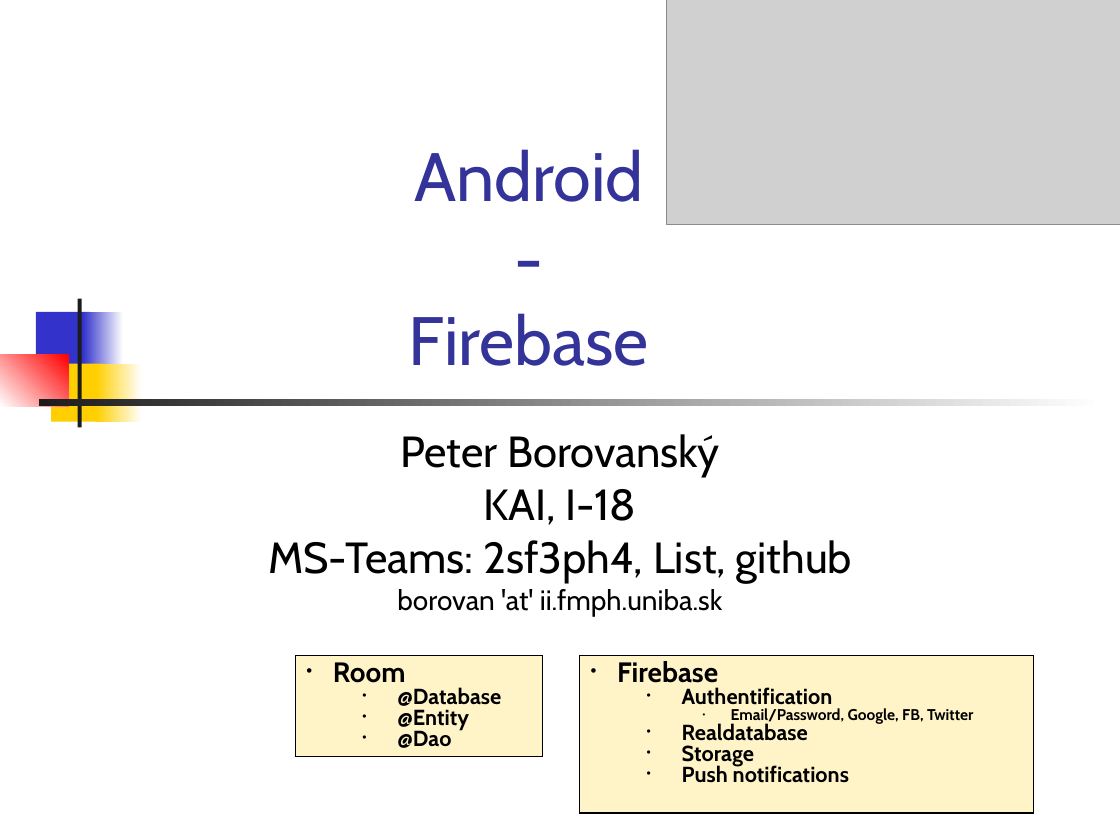
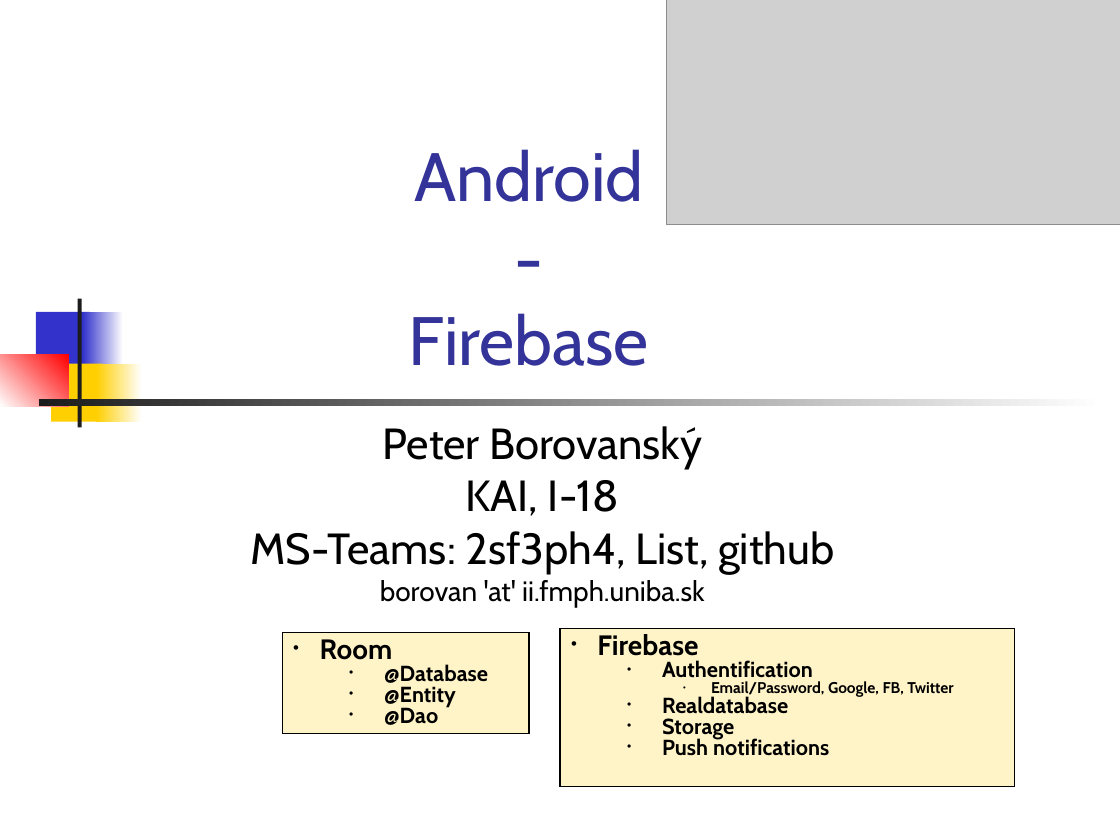
Before and after one commit to vmandro/Prednasky, a slide deck: slide 1 of 12/12_Android.ppt. Drawn at 1120x840 pixels with LibreOffice and Linux fonts; fonts in the diff are those of the drawing; grey boxes stand for pictures. Boxes give left, top, right and bottom in pixels: in the first picture for what was removed or moved away, otherwise in the second. Text is boxed around its words. In the diff, an @@ line names an element or a change of style, - is before the commit and + after.

```diff
--- a/12/12_Android.ppt
+++ b/12/12_Android.ppt
@@ text "Peter Borovanský": place and size @@
-text "Peter Borovanský" at [268,434,852,616]
+text "Peter Borovanský" at [250,426,834,608]
@@ rectangle "Firebase": place and size @@
-rectangle "Firebase" at [580,655,1035,813]
+rectangle "Firebase" at [560,628,1015,786]
@@ rectangle "Room": place and size @@
-rectangle "Room" at [296,655,543,756]
+rectangle "Room" at [282,633,529,734]
```
Also in this commit, not shown: 18 other slides changed, 1 slide added, 1 other file.
